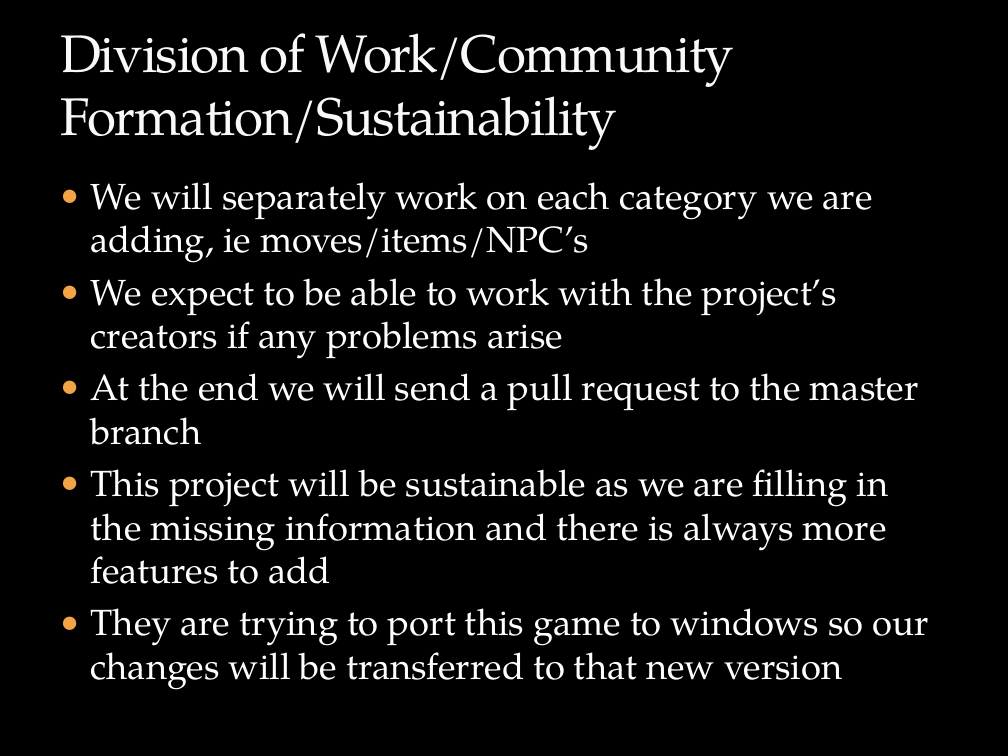
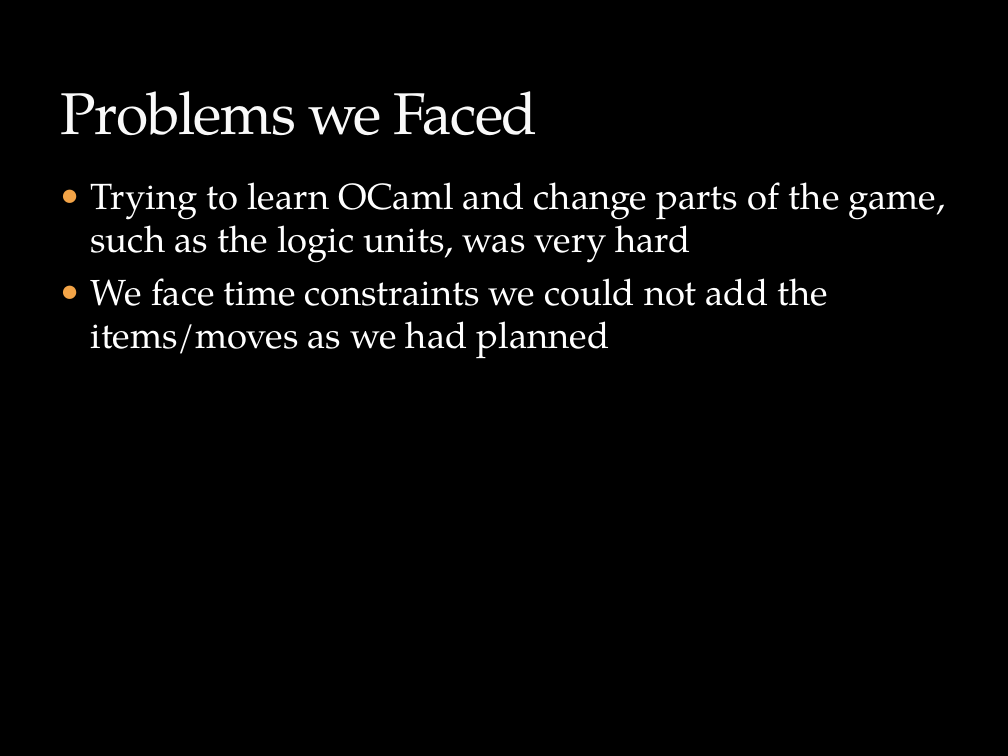
Before and after one commit to maZang/PokeSnowdown, a slide deck: slide 7 of final_presentation.pptx (slide 5 before the commit). Drawn at 1008x756 pixels with LibreOffice and Linux fonts; fonts in the diff are those of the drawing; background and template pictures are left out. Boxes give left, top, right and bottom in pixels: in the first picture for what was removed or moved away, otherwise in the second. Text is boxed around its words. In the diff, an @@ line names an element or a change of style, - is before the commit and + after.

Commit message:
final presentation so far

```diff
--- a/final_presentation.pptx
+++ b/final_presentation.pptx
@@ title at [60, 91, 537, 135]: text changed; size 37.8 to 42 pt @@
-Division of Work/Community Formation/Sustainability
+Problems we Faced
@@ text at [91, 182, 946, 359]: text changed @@
-● We will separately work on each category we are adding, ie moves/items/NPC’s
-● We expect to be able to work with the project’s creators if any problems arise
-● At the end we will send a pull request to the master branch
-● This project will be sustainable as we are filling in the missing information and there is always more features to add
-● They are trying to port this game to windows so our changes will be transferred to that new version
+● Trying to learn OCaml and change parts of the game, such as the logic units, was very hard
+● We face time constraints we could not add the items/moves as we had planned
```
Also in this commit, not shown: 1 other slide changed, 3 slides added, 6 slides removed.
